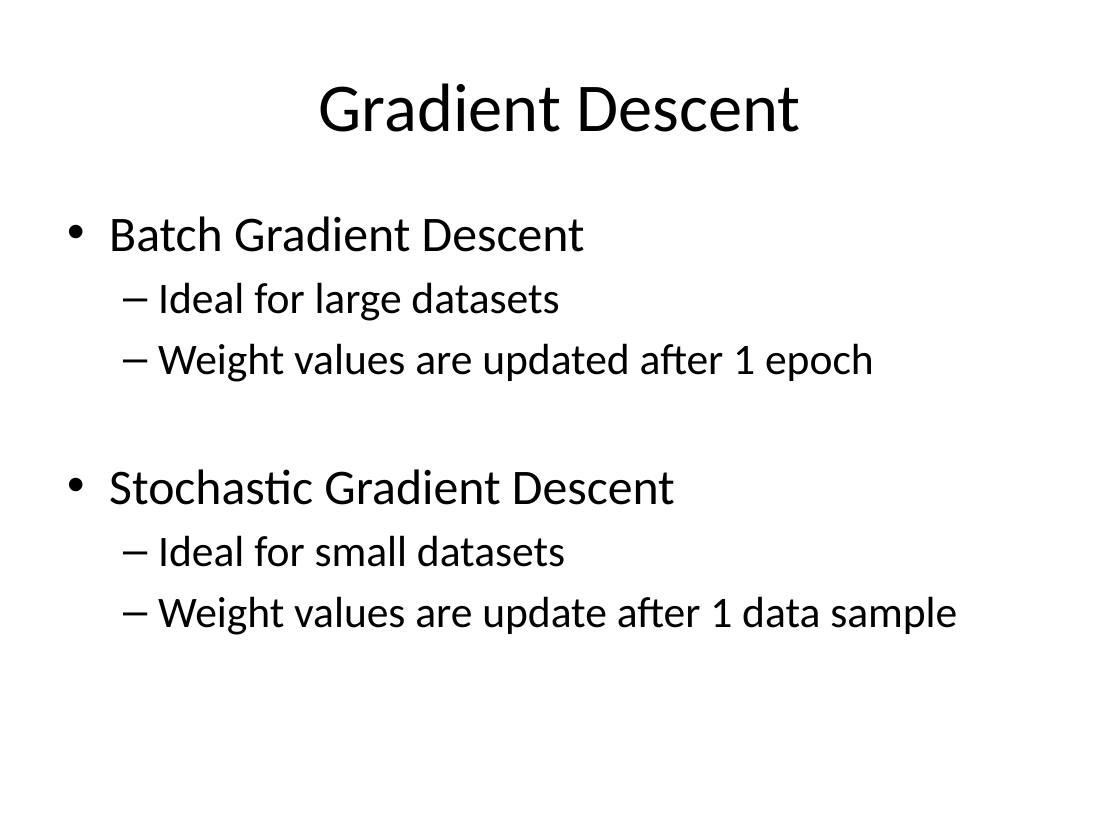
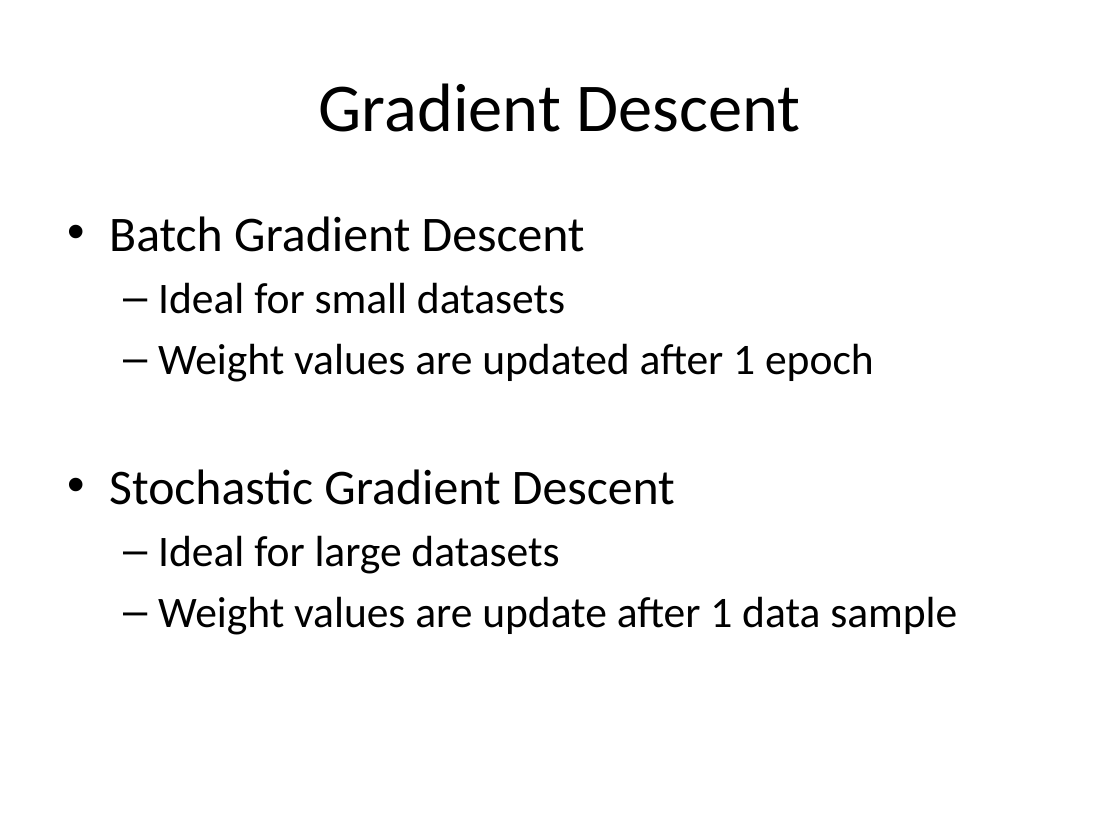
Before and after one commit to shree6791/Machine-Learning, a slide deck: slide 9 of Neural Network/doc/sudhakar_ppt.pptx. Drawn at 1120x840 pixels with LibreOffice and Linux fonts; fonts in the diff are those of the drawing. Boxes give left, top, right and bottom in pixels: in the first picture for what was removed or moved away, otherwise in the second. Text is boxed around its words. In the diff, an @@ line names an element or a change of style, - is before the commit and + after.

```diff
--- a/Neural Network/doc/sudhakar_ppt.pptx
+++ b/Neural Network/doc/sudhakar_ppt.pptx
@@ text at (x1=158, y1=282, x2=565, y2=314): text changed @@
-  – Ideal for large datasets
+  – Ideal for small datasets
@@ text at (x1=158, y1=535, x2=559, y2=574): text changed @@
-  – Ideal for small datasets
+  – Ideal for large datasets
```
Also in this commit, not shown: 25 other files.
